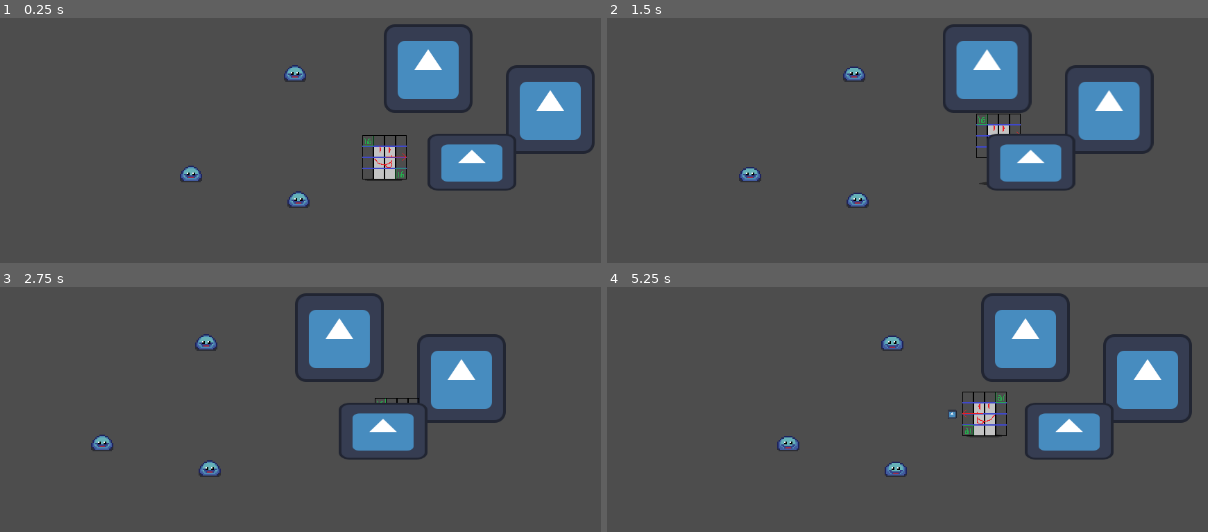
Above: before the commit, frames 1-4 (two rows, left to right).
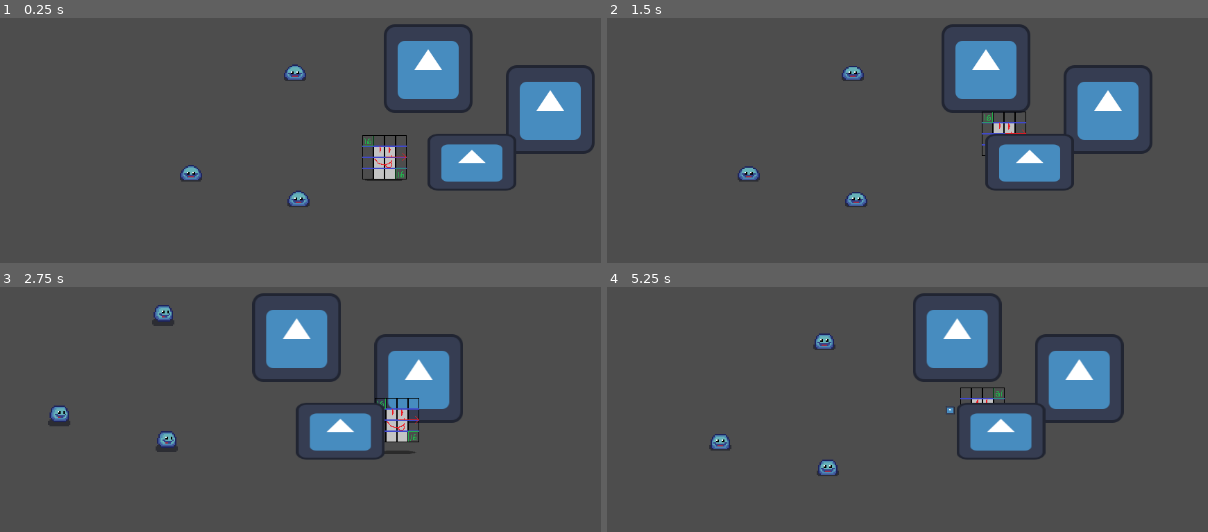
Above: after the commit, the same moments.

Repository: nicojude2005/RowdyBrawl
Game: Godot game, scene res://scenes/world_root.tscn
Two runs of this game, one before a commit and one after it. Both use one fixed random seed, a clock stepped at 60 frames per second and the inputs below. The engine's default icon, where the game draws it, is replaced by a stand-in: a white triangle on a blue panel in a dark square.
Inputs:
- Up to frame 1 (0.25 s): no input
- Up to frame 2 (1.5 s): hold D (right) 0.53-1.28 s; tap F (heavyAttack) at 0.6 s; tap Space (jump) at 0.77, 1.07 s; tap E (lightAttack) at 0.8, 1.35 s; hold S (down) from 1.28 s (still down)
- Up to frame 3 (2.75 s): tap Space (jump) at 1.52, 1.55, 1.82, 2.1 s; release S (down) at 2.03 s; hold D (right) from 2.03 s (still down); tap F (heavyAttack) at 2.3 s
- Up to frame 4 (5.25 s): release D (right) at 2.78 s; hold W (up) 2.78-3.53 s; tap F (heavyAttack) at 2.85, 4.35 s; tap Space (jump) at 3.02, 3.32, 3.77, 3.8, 4.07, 4.52, 4.82 s; tap E (lightAttack) at 3.05, 3.6, 5.1 s; hold A (left) 3.53-5.03 s; hold S (down) from 5.03 s (still down)

The runs differ from the first frame. In frame 1, 0.3% of the frame differs, in the area x 29-52%, y 18-78%; in frame 2, 1.9%; in frame 3, 13%; in frame 4, 17%, in the area x 16-98%, y 2-78%.

Commit message:
more combat changes
- added the ability to customize how much knockback an attack does, within the combo loop
- added the ability to have self knockback to the player only when they successfully hit an attack
- made air combat cooler

Diff:
--- a/rowdybrawl/scenes/enemy.tscn
+++ b/rowdybrawl/scenes/enemy.tscn
@@ -2,6 +2,15 @@
 
 [ext_resource type="Texture2D" uid="uid://b3lxef86dfk7y" path="res://sprites/placeholder for enemy sprite.png" id="1_7p1mj"]
 [ext_resource type="Script" uid="uid://lbc87ih2wosb" path="res://scripts/enemy.gd" id="1_md0e3"]
+
+[sub_resource type="CircleShape2D" id="CircleShape2D_ile5s"]
+radius = 83.09633
+
+[sub_resource type="CapsuleShape2D" id="CapsuleShape2D_md0e3"]
+radius = 3.0
+
+[sub_resource type="CircleShape2D" id="CircleShape2D_md0e3"]
+radius = 21.095022
 
 [sub_resource type="AtlasTexture" id="AtlasTexture_md0e3"]
 atlas = ExtResource("1_7p1mj")
@@ -126,25 +135,9 @@
 "speed": 5.0
 }]
 
-[sub_resource type="CircleShape2D" id="CircleShape2D_ile5s"]
-radius = 83.09633
-
-[sub_resource type="CapsuleShape2D" id="CapsuleShape2D_md0e3"]
-radius = 3.0
-
-[sub_resource type="CircleShape2D" id="CircleShape2D_md0e3"]
-radius = 21.095022
-
 [node name="enemy" type="CharacterBody2D"]
 collision_mask = 16
 script = ExtResource("1_md0e3")
-
-[node name="AnimatedSprite2D" type="AnimatedSprite2D" parent="."]
-texture_filter = 1
-position = Vector2(0, -13)
-scale = Vector2(2, 2)
-sprite_frames = SubResource("SpriteFrames_shcg2")
-animation = &"idle"
 
 [node name="detection_area" type="Area2D" parent="."]
 collision_layer = 2
@@ -158,12 +151,19 @@
 shape = SubResource("CapsuleShape2D_md0e3")
 
 [node name="enemy_hitbox" type="Area2D" parent="."]
-position = Vector2(-1, -17)
 collision_layer = 4
 collision_mask = 4
 
 [node name="CollisionShape2D" type="CollisionShape2D" parent="enemy_hitbox"]
+position = Vector2(0, -11)
 shape = SubResource("CircleShape2D_md0e3")
+
+[node name="AnimatedSprite2D" type="AnimatedSprite2D" parent="enemy_hitbox"]
+texture_filter = 1
+position = Vector2(0, -14)
+scale = Vector2(2, 2)
+sprite_frames = SubResource("SpriteFrames_shcg2")
+animation = &"idle"
 
 [connection signal="body_entered" from="detection_area" to="." method="_on_detection_area_body_entered"]
 [connection signal="body_exited" from="detection_area" to="." method="_on_detection_area_body_exited"]
--- a/rowdybrawl/scenes/playerAssociated/playerAttacks/air_heavy_attack.tscn
+++ b/rowdybrawl/scenes/playerAssociated/playerAttacks/air_heavy_attack.tscn
@@ -3,6 +3,7 @@
 [ext_resource type="PackedScene" uid="uid://df6js1m8i34eb" path="res://scenes/playerAssociated/playerAttacks/heavy_attack.tscn" id="1_7t2lw"]
 
 [node name="airHeavyAttack" instance=ExtResource("1_7t2lw")]
+knockbackDir = Vector2(0.15, 1)
 
 [node name="Sprite2D" parent="hurtArea/CollisionShape2D" index="0"]
 modulate = Color(1, 0, 0.09411765, 1)
--- a/rowdybrawl/scenes/playerAssociated/playerAttacks/air_light_attack.tscn
+++ b/rowdybrawl/scenes/playerAssociated/playerAttacks/air_light_attack.tscn
@@ -3,8 +3,8 @@
 [ext_resource type="PackedScene" uid="uid://df6js1m8i34eb" path="res://scenes/playerAssociated/playerAttacks/heavy_attack.tscn" id="1_p14tb"]
 
 [node name="airLightAttack" instance=ExtResource("1_p14tb")]
-knockbackDir = Vector2(1, -1)
-knockbackStrength = 100
+knockbackDir = Vector2(0.2, -1)
+knockbackStrength = 200
 
 [node name="Sprite2D" parent="hurtArea/CollisionShape2D" index="0"]
 modulate = Color(0.12156863, 0.58431375, 1, 1)
--- a/rowdybrawl/scenes/playerAssociated/playerAttacks/heavy_attack.tscn
+++ b/rowdybrawl/scenes/playerAssociated/playerAttacks/heavy_attack.tscn
@@ -9,9 +9,8 @@
 
 [node name="heavyAttack" instance=ExtResource("1_ieak1")]
 texture_filter = 1
-damage = 20
 knockbackDir = Vector2(1, 0)
-knockbackStrength = 1000
+knockbackStrength = 100
 stunDuration = 2
 
 [node name="CollisionShape2D" type="CollisionShape2D" parent="hurtArea" index="0"]
--- a/rowdybrawl/scenes/playerAssociated/playerAttacks/light_attack.tscn
+++ b/rowdybrawl/scenes/playerAssociated/playerAttacks/light_attack.tscn
@@ -9,9 +9,8 @@
 
 [node name="LightAttack" instance=ExtResource("1_0xsnh")]
 texture_filter = 1
-damage = 10
 knockbackDir = Vector2(1, 0)
-knockbackStrength = 500
+knockbackStrength = 50
 stunDuration = 2
 
 [node name="CollisionShape2D" type="CollisionShape2D" parent="hurtArea" index="0"]
--- a/rowdybrawl/scripts/enemy.gd
+++ b/rowdybrawl/scripts/enemy.gd
@@ -1,7 +1,8 @@
 extends CharacterBody2D
 class_name Enemy
 
-@onready var animated_sprite_2d: AnimatedSprite2D = $AnimatedSprite2D
+@onready var animated_sprite_2d: AnimatedSprite2D = $enemy_hitbox/AnimatedSprite2D
+@onready var enemy_hitbox: Area2D = $enemy_hitbox
 
 var speed = 45
 var playerRef: Node2D = null
@@ -16,6 +17,14 @@
 var stunned: bool = false
 var stun_timer: float = 0.0
 
+var yPosition : float = 0.0
+var yVelocity : float = 0.0 # to handle movement in the (half-fake) Z direction
+
+var jumpTimer : float = 2
+var grounded = true                # handles jumping and falling
+var jumpVelocity : float = 300
+var gravity: int = ProjectSettings.get_setting("physics/2d/default_gravity")
+
 func _physics_process(delta: float) -> void:
 	# stun countdown
 	if stunned:
@@ -24,13 +33,21 @@
 			stunned = false
 
 	# friction to knockback velocity
-	applyFrictionX()
-	applyFrictionY()
+	if grounded:
+		applyFrictionX()
+		applyFrictionY()
+
+	if jumpTimer <= 0:
+		if grounded:
+			jump()
+		jumpTimer = 2;
+	else:
+		jumpTimer -= delta
 
 	# Only chase if not stunned
-	if chase and playerRef and not stunned:
+	if chase and playerRef and not stunned and enemy_alive:
 		var direction = (playerRef.global_position - global_position).normalized()
-		velocity = direction * speed
+		#velocity = direction * speed
 		animated_sprite_2d.play("walk")
 		animated_sprite_2d.flip_h = global_position.x > playerRef.global_position.x
 	else:
@@ -39,7 +56,25 @@
 			animated_sprite_2d.play("idle")
 
 	# Combine movement and knockback
+	if !grounded:
+		yVelocity -= 9.8
+		yPosition += yVelocity
 
+	if yPosition <= 0 and !grounded:
+		land()
+
+#	disables ground collision when high enough in the air
+	if yPosition > 500:
+		set_collision_layer_value(1, false)
+		set_collision_layer_value(2, true)
+
+		set_collision_layer_value(5, false)
+		set_collision_layer_value(2, true)
+
+	if (global_position.y < RenderingServer.CANVAS_ITEM_Z_MAX and global_position.y > RenderingServer.CANVAS_ITEM_Z_MIN):
+		animated_sprite_2d.z_index = int(global_position.y)
+
+	enemy_hitbox.position.y = -(yPosition / 100)
 
 	move_and_slide()
 
@@ -50,7 +85,7 @@
 
 
 	# Apply knockback and stun
-	velocity = knockback_dir.normalized() * knockback_strength
+	applyKnockback(knockback_dir,knockback_strength)
 	stunned = true
 	stun_timer = stun_duration
 
@@ -71,6 +106,28 @@
 	playerRef= null
 	chase = false
 
+func jump():
+	yVelocity = jumpVelocity
+	grounded = false
+
+func land():
+	grounded = true
+	yVelocity = 0
+	yPosition = 0
+	set_collision_layer_value(1, true)
+	set_collision_layer_value(2, false)
+	set_collision_mask_value(5, true)
+	set_collision_mask_value(1, false)
+
+func applyKnockback(direction : Vector2, strength : float):
+	direction = direction.normalized()
+	if direction.x != 0:
+		velocity.x = direction.x * strength
+	if direction.y != 0:
+		yVelocity = -direction.y * strength
+	if direction.y < 0:
+		grounded = false
+
 func applyFrictionX():
 	if abs(velocity.x) > friction:   # if the player is moving faster than the friction force
 		velocity.x -= (velocity.x / abs(velocity.x)) * friction # subtracts friction force opposite of their direction of movement
--- a/rowdybrawl/scripts/hit_box.gd
+++ b/rowdybrawl/scripts/hit_box.gd
@@ -10,9 +10,14 @@
 @export var knockbackDir : Vector2 = Vector2.ZERO
 @export var knockbackStrength = 0
 @export var stunDuration = 0
+
+var hitEnemies : Array
+
+var userKnockbackOnHitDir : Vector2 = Vector2.ZERO
+var userKnockbackOnHitStrength : float = 0.0
 var dir = 1
 
-
+var userRef : Node2D
 
 func zPosCheck(body : Node2D) -> bool:
 	var enemyZIndex = body.global_position.y
@@ -37,11 +42,17 @@
 
 func damageEnemy(targetEnemy : Enemy):
 	targetEnemy.take_hit(damage,Vector2(knockbackDir.x * dir,knockbackDir.y), knockbackStrength, stunDuration)
+	if targetEnemy.grounded:
+		knockbackDir = knockbackDir.normalized()
+		targetEnemy.applyKnockback(Vector2(knockbackDir.x * dir,0), knockbackStrength * 10)
 
 
 func _on_hurt_area_area_entered(area: Area2D) -> void:
 	var body : Enemy
 	if area.name == "enemy_hitbox":
 		body = area.get_parent()
-		if zPosCheck(body):
+		if zPosCheck(body) and hitEnemies.find(body) == -1:
 			damageEnemy(body)
+			hitEnemies.append(body)
+			if userKnockbackOnHitDir != Vector2.ZERO and userRef.has_method("applyKnockback"):
+				userRef.applyKnockback(userKnockbackOnHitDir, userKnockbackOnHitStrength)
--- a/rowdybrawl/scripts/the_player.gd
+++ b/rowdybrawl/scripts/the_player.gd
@@ -75,22 +75,32 @@
 	if Input.is_action_pressed("left"):
 		flipToDirection(false)
 		if playerBody.velocity.x > -maxSpeed:    # Checks if the player's speed to the left is below the max speed, before accelarating in that direction
-			playerBody.velocity.x -= accelaration
+			if !grounded:
+				playerBody.velocity.x -= accelaration * 0.1
+			else:
+				playerBody.velocity.x -= accelaration
 
 	elif Input.is_action_pressed("right"):
 		flipToDirection(true)
 		if playerBody.velocity.x < maxSpeed:     # Checks if the player's speed to the right is below the max speed, before accelarating in that direction
-			playerBody.velocity.x += accelaration
-	else:
-		applyFrictionX()  # this is to slow the player to a stop if they are not holding a direction
+			if !grounded:
+				playerBody.velocity.x += accelaration * 0.1
+			else:
+				playerBody.velocity.x += accelaration
+
 	if Input.is_action_pressed("up"):
 		if playerBody.velocity.y > -maxSpeed * yReductionPercent:
-			playerBody.velocity.y -= accelaration * yReductionPercent
+			if !grounded:
+				playerBody.velocity.y -= accelaration * yReductionPercent * 0.1
+			else:
+				playerBody.velocity.y -= accelaration * yReductionPercent
 	elif Input.is_action_pressed("down"):
 		if playerBody.velocity.y < maxSpeed * yReductionPercent:
-			playerBody.velocity.y += accelaration * yReductionPercent
-	else:
-		applyFrictionY()
+			if !grounded:
+				playerBody.velocity.y += accelaration * yReductionPercent * 0.1
+			else:
+				playerBody.velocity.y += accelaration * yReductionPercent
+
 
 #	jump shit
 	if Input.is_action_just_pressed("jump"):
@@ -102,6 +112,9 @@
 	if !grounded:
 		playerYVelocity -= 9.8
 		playerYPosition += playerYVelocity
+	else:
+		applyFrictionY()
+		applyFrictionX()  # this is to slow the player to a stop if they are not holding a direction
 
 	if playerYPosition <= 0 and !grounded:
 		land()
@@ -123,6 +136,7 @@
 
 
 func doAttackCheckCombos(attack : String):
+	var currentAttack : hitBox
 #	check for a potential next hit of a combo
 	if comboTimer > 0:
 		comboString += attack
@@ -130,21 +144,29 @@
 		match comboString:
 #			flurry of light attacks
 			"LL":
-				spawnAttack(LIGHT_ATTACK, 0.2, 0.1, 10)
+				currentAttack = spawnAttack(LIGHT_ATTACK, 0.2, 0.1, 10)
 			"LLL":
-				spawnAttack(LIGHT_ATTACK, 0.15, 0.1, 10)
+				currentAttack = spawnAttack(LIGHT_ATTACK, 0.15, 0.1, 10)
+				applyKnockback(Vector2(facingDir,0), 100)
 #			Classic Combo
 			"LLH":
-				spawnAttack(HEAVY_ATTACK, 0.3, 0.4, 20)
+				currentAttack = spawnAttack(HEAVY_ATTACK, 0.3, 0.4, 20)
+				applyKnockback(Vector2(facingDir,0), 200)
 				#STUN ENEMY (TODO)
 #			Slam up then down
 			"LH":
-				spawnAttack(HEAVY_ATTACK, 0.2, 0.4, 20)
+				currentAttack = spawnAttack(HEAVY_ATTACK, 0.2, 0.4, 20)
+				currentAttack.knockbackDir = Vector2(0, -1)
+				currentAttack.knockbackStrength = 350
 				#KNOCK ENEMY UP (TODO)
 			"LHA":
-				spawnAttack(AIR_LIGHT_ATTACK, 0.2, 0.3, 10)
+				currentAttack = spawnAttack(AIR_LIGHT_ATTACK, 0.2, 0.3, 10)
 			"LHAS":
-				spawnAttack(AIR_HEAVY_ATTACK, 0.6, 0.7, 50)
+				currentAttack = spawnAttack(AIR_HEAVY_ATTACK, 0.6, 0.7, 50)
+				currentAttack.knockbackDir = Vector2(0,1)
+				currentAttack.knockbackStrength = 300
+				currentAttack.userKnockbackOnHitDir = Vector2(0,1)
+				currentAttack.userKnockbackOnHitStrength = currentAttack.knockbackStrength
 				#KNOCK ENEMY DOWN (TODO)
 			_:
 				comboString = attack
@@ -158,20 +180,26 @@
 
 
 func letterToAttack(attack):
+	var currentAttack : hitBox
 	match attack:
 		"L":
 			# spawn a hitbox in front of the player, for a Duration equal to the first number
 			# and it has the size and position that is defined in LIGHT_ATTACK
 			# Second number denotes how long the player is stuck in the attack animation
 			# Third number denotes the damage amount
-			spawnAttack(LIGHT_ATTACK, 0.15, 0.2, 10)
+			currentAttack = spawnAttack(LIGHT_ATTACK, 0.15, 0.2, 10)
 		"H":
 			# same thing as light attack but with different numbers
-			spawnAttack(HEAVY_ATTACK, 0.4, 0.5, 20)
+			currentAttack = spawnAttack(HEAVY_ATTACK, 0.4, 0.5, 20)
+			applyKnockback(Vector2(facingDir,0), 100)
 		"A":
-			spawnAttack(AIR_LIGHT_ATTACK, 0.10, 0.15, 8)
+			currentAttack = spawnAttack(AIR_LIGHT_ATTACK, 0.10, 0.15, 8)
+			currentAttack.userKnockbackOnHitDir = Vector2(0,-1)
+			currentAttack.userKnockbackOnHitStrength = 150
 		"S":
-			spawnAttack(AIR_HEAVY_ATTACK, 0.3, 0.4, 16)
+			currentAttack = spawnAttack(AIR_HEAVY_ATTACK, 0.3, 0.4, 16)
+			currentAttack.userKnockbackOnHitDir = Vector2(0,-1)
+			currentAttack.userKnockbackOnHitStrength = 150
 		_:
 			print("ERROR, UNKNOWN ATTACK REQUESTED")
 
@@ -187,7 +215,7 @@
 		sprite_2d.flip_h = true
 		facingDir = -1
 
-func spawnAttack(hitboxToUse : PackedScene, attackDuration : float, attackEndlag : float, attackDamage: float):
+func spawnAttack(hitboxToUse : PackedScene, attackDuration : float, attackEndlag : float, attackDamage: float) -> hitBox:
 	var attackHitbox : hitBox = hitboxToUse.instantiate();
 	attackHitbox.myZIndex = playerBody.global_position.y
 	hit_box.add_child(attackHitbox)
@@ -196,9 +224,12 @@
 	if facingDir == -1:
 		attackHitbox.rotation_degrees = 180
 		attackHitbox.scale.y = -1
+	attackHitbox.userRef = self
 
 	attackHitbox.duration = attackDuration
 	attackBusyTimer = attackEndlag
+
+	return attackHitbox
 
 func jump():
 	playerYVelocity = jumpVelocity
@@ -225,6 +256,15 @@
 	else:
 		playerBody.velocity.y = 0
 
+func applyKnockback(direction : Vector2, strength : float):
+	direction = direction.normalized()
+	if direction.x != 0:
+		playerBody.velocity.x = direction.x * strength
+	if direction.y != 0:
+		playerYVelocity = -direction.y * strength
+	if direction.y < 0:
+		grounded = false
+
 func player():
 	pass #used to check if player enters enemies hitbox
 
